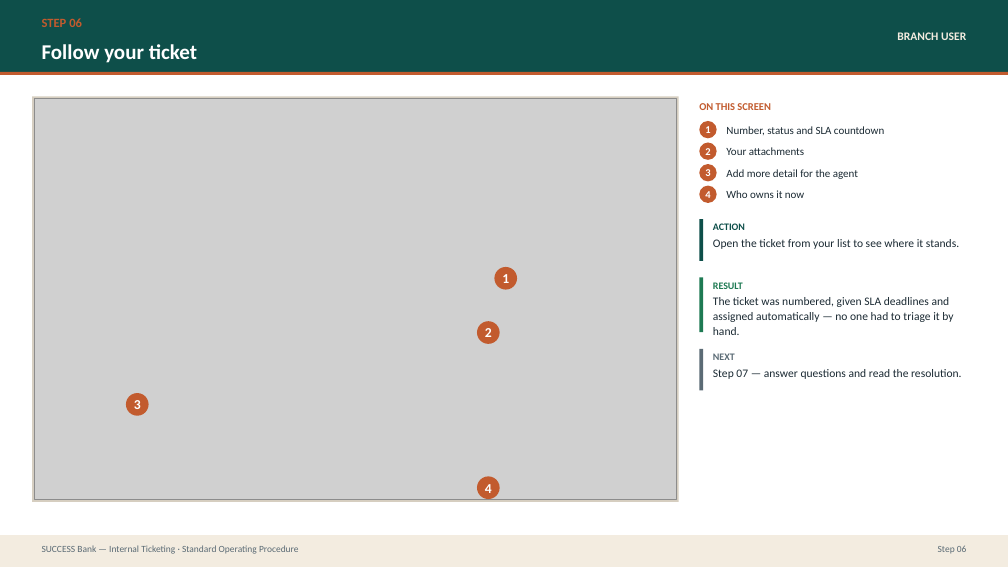
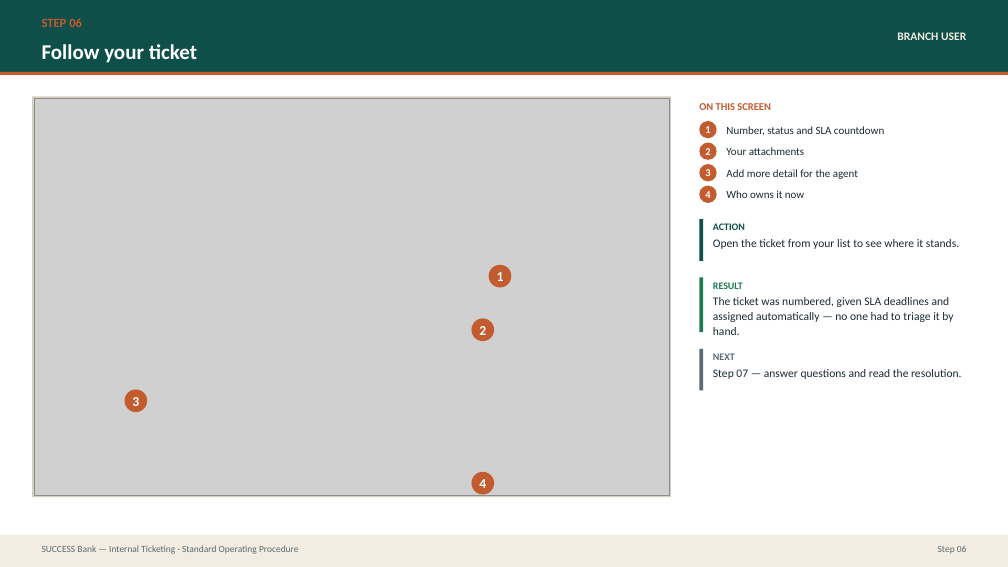
Before and after one commit to prajwal-patil-hub/Internal-Banking-Ticketing-System, a slide deck: slide 17 of docs/sop/SUCCESS-Bank-Ticketing-SOP.pptx. Drawn at 1008x567 pixels with LibreOffice and Linux fonts; fonts in the diff are those of the drawing; grey boxes stand for pictures. Boxes give left, top, right and bottom in pixels: in the first picture for what was removed or moved away, otherwise in the second. Text is boxed around its words. In the diff, an @@ line names an element or a change of style, - is before the commit and + after.

```diff
--- a/docs/sop/SUCCESS-Bank-Ticketing-SOP.pptx
+++ b/docs/sop/SUCCESS-Bank-Ticketing-SOP.pptx
@@ rectangle: place and size @@
-rectangle at (32, 96, 678, 501)
+rectangle at (32, 96, 671, 497)
@@ picture: place and size @@
-picture at (34, 98, 677, 500)
+picture at (34, 98, 669, 495)
@@ ellipse "1": place and size @@
-ellipse "1" at (495, 267, 517, 290)
+ellipse "1" at (488, 265, 511, 287)
@@ ellipse "2": place and size @@
-ellipse "2" at (477, 321, 500, 344)
+ellipse "2" at (472, 318, 495, 341)
@@ ellipse "3": place and size @@
-ellipse "3" at (126, 393, 149, 416)
+ellipse "3" at (125, 389, 147, 412)
@@ ellipse "4": place and size @@
-ellipse "4" at (477, 476, 500, 499)
+ellipse "4" at (472, 472, 495, 495)
```
Also in this commit, not shown: 30 other slides changed, 7 slides added, 7 other files.
